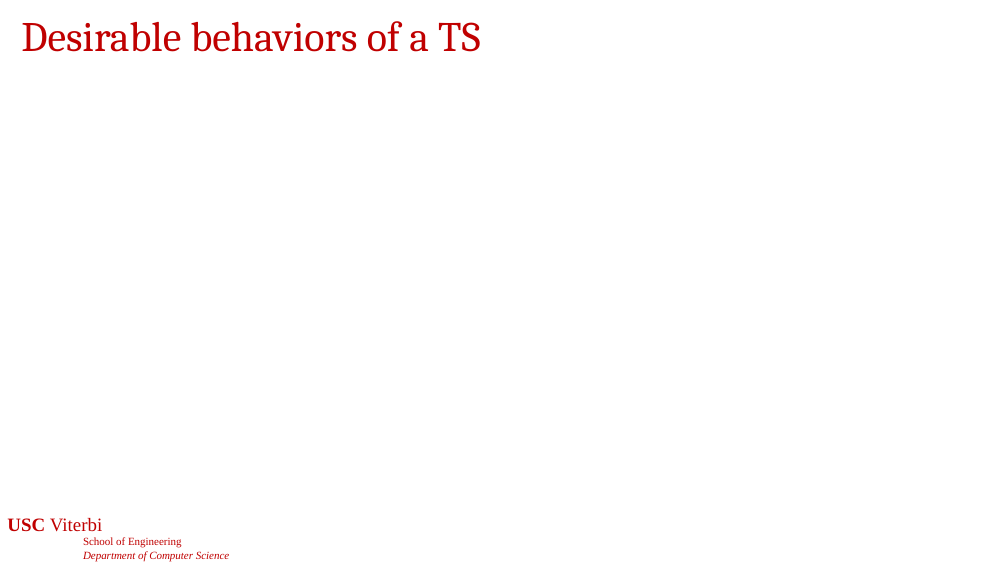
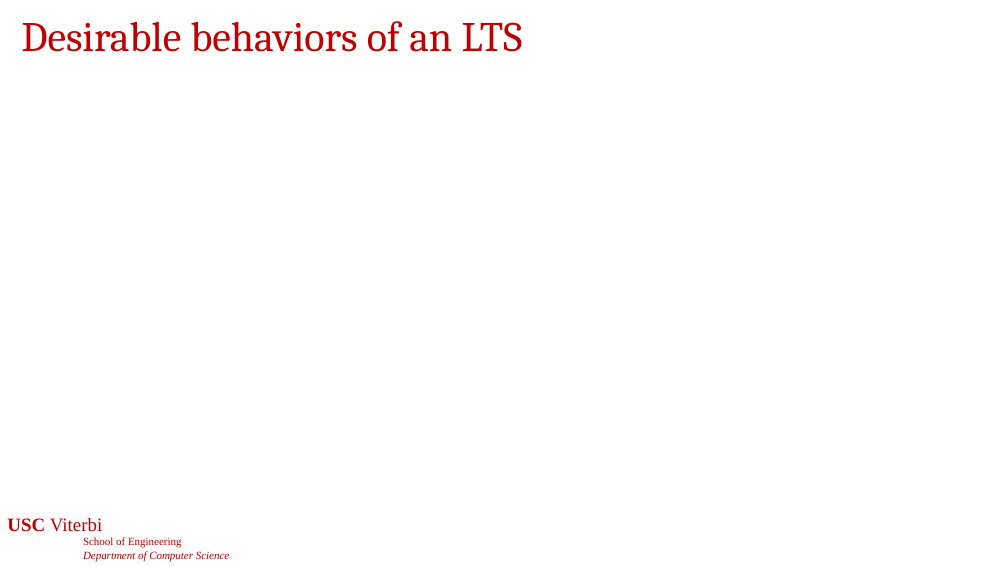
Before and after one commit to jdeshmukh/jdeshmukh.github.io, a slide deck: slide 8 of teaching/cs513-autocps-fall-2026/slides/8-Verification.pptx (slide 9 before the commit). Drawn at 1008x567 pixels with LibreOffice and Linux fonts; fonts in the diff are those of the drawing; grey boxes stand for pictures; background and template pictures are left out. Boxes give left, top, right and bottom in pixels: in the first picture for what was removed or moved away, otherwise in the second. Text is boxed around its words. In the diff, an @@ line names an element or a change of style, - is before the commit and + after.

```diff
--- a/teaching/cs513-autocps-fall-2026/slides/8-Verification.pptx
+++ b/teaching/cs513-autocps-fall-2026/slides/8-Verification.pptx
@@ title at (x1=21, y1=21, x2=523, y2=52): text changed @@
-Desirable behaviors of a TS
+Desirable behaviors of an LTS
```
Also in this commit, not shown: 18 other slides changed, 4 slides added, 5 slides removed, 2 other files.
